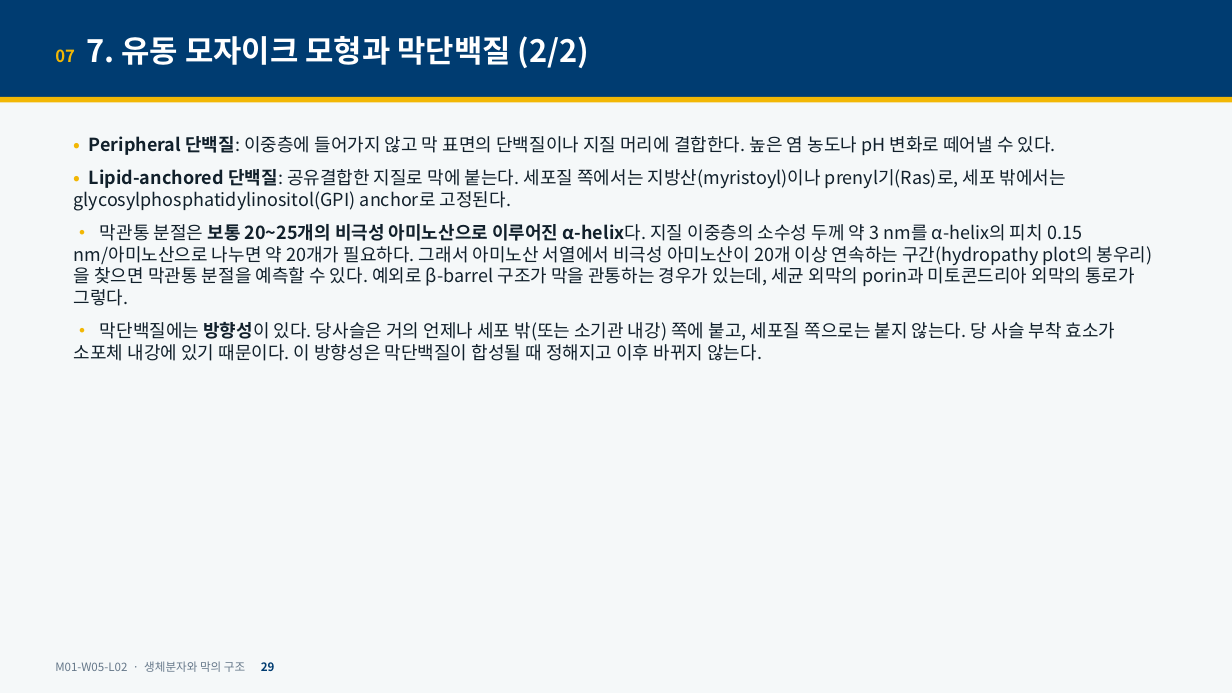
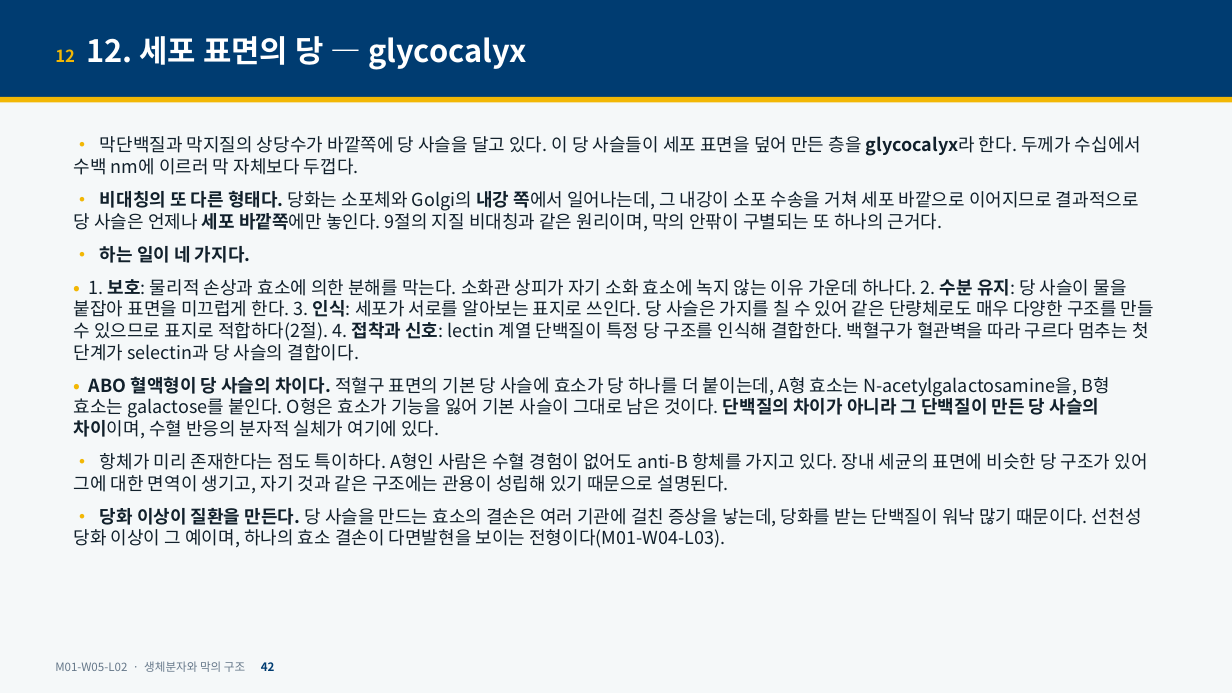
Before and after one commit to hoperiasd2/hoperiasd2.github.io, a slide deck: slide 42 of curriculum/M01/W05/L02/slides.pptx (slide 29 before the commit). Drawn at 1232x693 pixels with LibreOffice and Linux fonts; fonts in the diff are those of the drawing. Boxes give left, top, right and bottom in pixels: in the first picture for what was removed or moved away, otherwise in the second. Text is boxed around its words. In the diff, an @@ line names an element or a change of style, - is before the commit and + after.

```diff
--- a/curriculum/M01/W05/L02/slides.pptx
+++ b/curriculum/M01/W05/L02/slides.pptx
@@ text at [55,36,526,70]: text changed @@
-07 7. 유동 모자이크 모형과 막단백질 (2/2)
+12 12. 세포 표면의 당 — glycocalyx
@@ text at [74,136,1154,548]: text changed @@
-• Peripheral 단백질: 이중층에 들어가지 않고 막 표면의 단백질이나 지질 머리에 결합한다. 높은 염 농도나 pH 변화로 떼어낼 수 있다.
-• Lipid-anchored 단백질: 공유결합한 지질로 막에 붙는다. 세포질 쪽에서는 지방산(myristoyl)이나 prenyl기(Ras)로, 세포 밖에서는 glycosylphosphatidylinositol(GPI) anchor로 고정된다.
-• 막관통 분절은 보통 20~25개의 비극성 아미노산으로 이루어진 α-helix다. 지질 이중층의 소수성 두께 약 3 nm를 α-helix의 피치 0.15 nm/아미노산으로 나누면 약 20개가 필요하다. 그래서 아미노산 서열에서 비극성 아미노산이 20개 이상 연속하는 구간(hydropathy plot의 봉우리)을 찾으면 막관통 분절을 예측할 수 있다. 예외로 β-barrel 구조가 막을 관통하는 경우가 있는데, 세균 외막의 porin과 미토콘드리아 외막의 통로가 그렇다.
-• 막단백질에는 방향성이 있다. 당사슬은 거의 언제나 세포 밖(또는 소기관 내강) 쪽에 붙고, 세포질 쪽으로는 붙지 않는다. 당 사슬 부착 효소가 소포체 내강에 있기 때문이다. 이 방향성은 막단백질이 합성될 때 정해지고 이후 바뀌지 않는다.
+• 막단백질과 막지질의 상당수가 바깥쪽에 당 사슬을 달고 있다. 이 당 사슬들이 세포 표면을 덮어 만든 층을 glycocalyx라 한다. 두께가 수십에서 수백 nm에 이르러 막 자체보다 두껍다.
+• 비대칭의 또 다른 형태다. 당화는 소포체와 Golgi의 내강 쪽에서 일어나는데, 그 내강이 소포 수송을 거쳐 세포 바깥으로 이어지므로 결과적으로 당 사슬은 언제나 세포 바깥쪽에만 놓인다. 9절의 지질 비대칭과 같은 원리이며, 막의 안팎이 구별되는 또 하나의 근거다.
+• 하는 일이 네 가지다.
+• 1. 보호: 물리적 손상과 효소에 의한 분해를 막는다. 소화관 상피가 자기 소화 효소에 녹지 않는 이유 가운데 하나다. 2. 수분 유지: 당 사슬이 물을 붙잡아 표면을 미끄럽게 한다. 3. 인식: 세포가 서로를 알아보는 표지로 쓰인다. 당 사슬은 가지를 칠 수 있어 같은 단량체로도 매우 다양한 구조를 만들 수 있으므로 표지로 적합하다(2절). 4. 접착과 신호: lectin 계열 단백질이 특정 당 구조를 인식해 결합한다. 백혈구가 혈관벽을 따라 구르다 멈추는 첫 단계가 selectin과 당 사슬의 결합이다.
+• ABO 혈액형이 당 사슬의 차이다. 적혈구 표면의 기본 당 사슬에 효소가 당 하나를 더 붙이는데, A형 효소는 N-acetylgalactosamine을, B형 효소는 galactose를 붙인다. O형은 효소가 기능을 잃어 기본 사슬이 그대로 남은 것이다. 단백질의 차이가 아니라 그 단백질이 만든 당 사슬의 차이이며, 수혈 반응의 분자적 실체가 여기에 있다.
+• 항체가 미리 존재한다는 점도 특이하다. A형인 사람은 수혈 경험이 없어도 anti-B 항체를 가지고 있다. 장내 세균의 표면에 비슷한 당 구조가 있어 그에 대한 면역이 생기고, 자기 것과 같은 구조에는 관용이 성립해 있기 때문으로 설명된다.
+• 당화 이상이 질환을 만든다. 당 사슬을 만드는 효소의 결손은 여러 기관에 걸친 증상을 낳는데, 당화를 받는 단백질이 워낙 많기 때문이다. 선천성 당화 이상이 그 예이며, 하나의 효소 결손이 다면발현을 보이는 전형이다(M01-W04-L03).
@@ text at [55,661,275,672]: text changed @@
-M01-W05-L02 · 생체분자와 막의 구조 29
+M01-W05-L02 · 생체분자와 막의 구조 42
```
Also in this commit, not shown: 35 other slides changed, 17 slides added, 1 slide removed, 5 other files.
